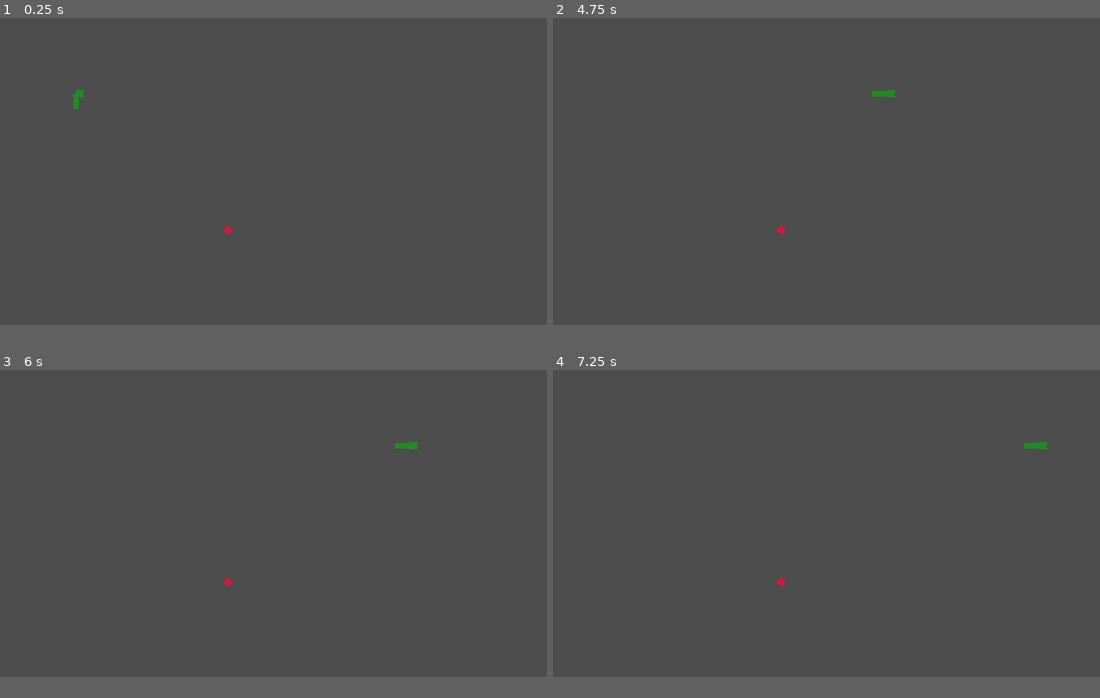
Above: before the commit, frames 1-4 (two rows, left to right).
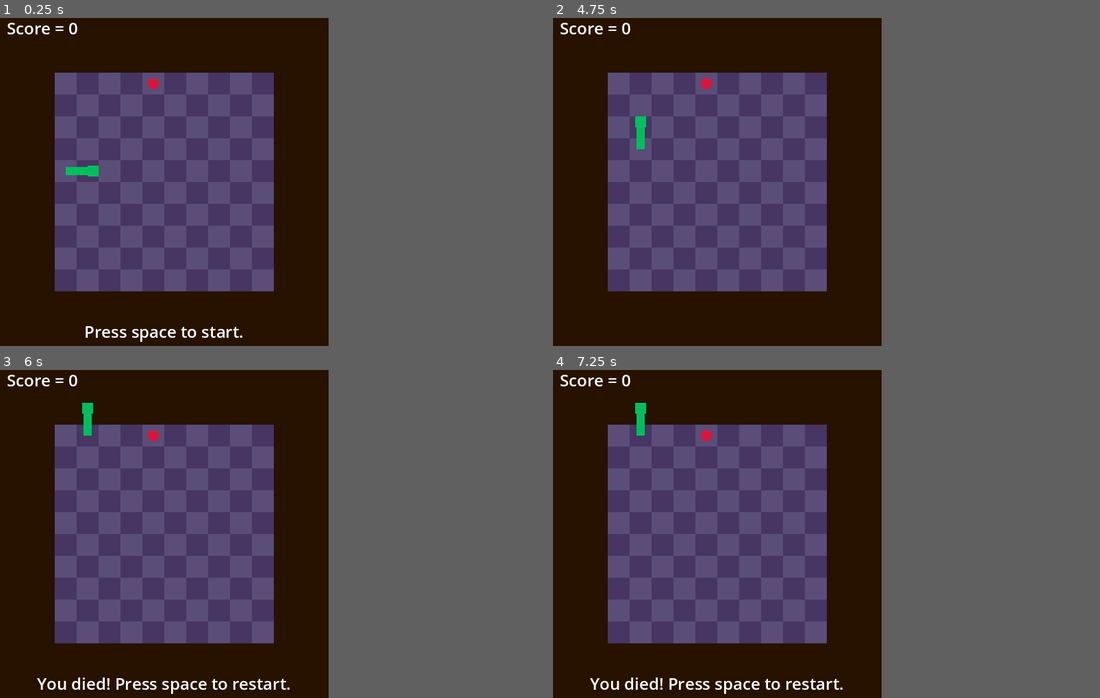
Above: after the commit, the same moments.

Repository: AlmostBiley/CoreMechanicsChallenge-Snake
Game: Godot game, scene res://snake_game.tscn
Same seed, same stepped clock (60 frames per second), same inputs: the game is played once before the commit and once after it.
Inputs:
- Up to frame 1 (0.25 s): no input
- Up to frame 2 (4.75 s): hold D (move_right) 0.53-1.28 s; hold W (move) 0.53-1.28 s; hold S (move_down) 1.28-2.03 s; tap W (move) at 1.35, 2.85, 4.35 s; hold W (move) 2.03-2.78 s; hold D (move_right) 2.03-3.53 s; hold W (move) 3.53-4.28 s; hold A (move_left) from 3.53 s (still down); tap Space (pause, bound only after the commit) at 4.15 s
- Up to frame 3 (6 s): release A (move_left) at 5.03 s; hold S (move_down) 5.03-5.78 s; hold W (move) 5.03-5.78 s; hold D (move_right) from 5.78 s (still down); tap W (move) at 5.85 s
- Up to frame 4 (7.25 s): keep holding D (move_right); hold W (move) from 6.53 s (still down)
In our replay, the window is 799x449 before the commit and 480x480 after it. These sizes can differ from the game's own. Grey fills any space a smaller window leaves; there, only what the larger window draws over its background counts as a difference.

The runs differ from the first frame. In frame 1, 43% of the frame differs, in the area x 0-61%, y 0-99%; in frame 2, 43%; in frame 3, 44%, in the area x 0-77%, y 0-99%; in frame 4, 44%.

Commit message:
Added messages. Drew the grid. (Did lots of other shit)

Diff:
--- a/food.gd
+++ b/food.gd
@@ -5,3 +5,7 @@
 
 func draw(canvas_item : CanvasItem) -> void:
 	canvas_item.draw_circle(SnakeGame.CELL_SIZE * grid_position, SnakeGame.CELL_SIZE * 0.25, Color.CRIMSON)
+
+func activate() -> void:
+	super()
+	destroyed.emit()
--- a/grid_object.gd
+++ b/grid_object.gd
@@ -2,8 +2,12 @@
 extends Resource
 
 signal destroyed
+signal activated
 
 var grid_position := Vector2i.ZERO
 
 func draw(canvas_item : CanvasItem) -> void:
 	pass
+
+func activate() -> void:
+	activated.emit()
--- a/project.godot
+++ b/project.godot
@@ -14,6 +14,12 @@
 run/main_scene="res://snake_game.tscn"
 config/features=PackedStringArray("4.3", "GL Compatibility")
 config/icon="res://icon.svg"
+
+[display]
+
+window/size/viewport_width=480
+window/size/viewport_height=480
+window/stretch/mode="viewport"
 
 [input]
 
@@ -53,8 +59,16 @@
 , Object(InputEventKey,"resource_local_to_scene":false,"resource_name":"","device":-1,"window_id":0,"alt_pressed":false …(186 unchanged characters)…
 ]
 }
+pause={
+"deadzone": 0.5,
+"events": [Object(InputEventKey,"resource_local_to_scene":false,"resource_name":"","device":-1,"window_id":0,"alt_pressed":false,"shift_pressed":false,"ctrl_pressed":false,"meta_pressed":false,"pressed":false,"keycode":0,"physical_keycode":32,"key_label":0,"unicode":32,"location":0,"echo":false,"script":null)
+, Object(InputEventKey,"resource_local_to_scene":false,"resource_name":"","device":-1,"window_id":0,"alt_pressed":false,"shift_pressed":false,"ctrl_pressed":false,"meta_pressed":false,"pressed":false,"keycode":0,"physical_keycode":4194305,"key_label":0,"unicode":0,"location":0,"echo":false,"script":null)
+, Object(InputEventKey,"resource_local_to_scene":false,"resource_name":"","device":-1,"window_id":0,"alt_pressed":false,"shift_pressed":false,"ctrl_pressed":false,"meta_pressed":false,"pressed":false,"keycode":0,"physical_keycode":4194341,"key_label":0,"unicode":0,"location":0,"echo":false,"script":null)
+]
+}
 
 [rendering]
 
 renderer/rendering_method="gl_compatibility"
 renderer/rendering_method.mobile="gl_compatibility"
+environment/defaults/default_clear_color=Color(0.151481, 0.0693837, 4.81308e-08, 1)
--- a/snake.gd
+++ b/snake.gd
@@ -1,11 +1,13 @@
 class_name Snake
 extends Resource
+
+const COLOR : Color = Color(0, 0.744, 0.371)
 
 var segments : Array[Vector2i] = [Vector2i.ZERO]
 var facing_direction : Vector2i:
 	set(value):
 		facing_direction = value
-		emit_changed()
+		#emit_changed()
 
 var head : Vector2i:
 	set(value):
@@ -13,12 +15,46 @@
 	get():
 		return segments[0]
 
+var alive : bool = true
+
 signal died
 signal moved
 
 func _init() -> void:
-	segments = [Vector2i(5, 5),	Vector2i(5, 6)]
+	var grid_center := (SnakeGame.GRID_MIN + SnakeGame.GRID_MAX) / 2
+	var grid_left := Vector2i(SnakeGame.GRID_MIN.x, grid_center.y)
+	segments = [grid_left + Vector2i.RIGHT, grid_left]
 	facing_direction = Vector2i.RIGHT
+
+func input_facing_direction(event : InputEvent) -> void:
+	var dir := facing_direction
+
+	# Get neck
+	var neck_dir : Vector2i
+	if segments.size() >= 2:
+		neck_dir = segments[1] - segments[0]
+
+	# Get input direction
+	if event.is_action_pressed("move_down"):
+		dir = Vector2i.DOWN
+	elif event.is_action_pressed("move_left"):
+		dir = Vector2i.LEFT
+	elif event.is_action_pressed("move_right"):
+		dir = Vector2i.RIGHT
+	elif event.is_action_pressed("move_up"):
+		dir = Vector2i.UP
+
+	# Set direction
+	if dir == facing_direction:
+		# Do nothing
+		pass
+	elif dir == neck_dir:
+		# Do nothing
+		pass
+	else:
+		# Update facing direction
+		facing_direction = dir
+
 
 func move() -> void:
 	segments.pop_back()
@@ -28,7 +64,7 @@
 	emit_changed()
 	moved.emit()
 	if is_eating_self():
-		died.emit()
+		kill()
 
 func eat(food : Food) -> void:
 	var tail_pos := segments[-1]
@@ -46,6 +82,7 @@
 	move()
 
 func kill() -> void:
+	alive = false
 	died.emit()
 
 func draw(canvas_item : CanvasItem) -> void:
@@ -56,14 +93,15 @@
 func draw_head(canvas_item : CanvasItem) -> void:
 	var head_pos := SnakeGame.CELL_SIZE * Vector2(segments[0])
 	var head_tip := head_pos + SnakeGame.CELL_SIZE * 0.5 * Vector2(facing_direction)
-	canvas_item.draw_line(head_pos, head_tip, Color.FOREST_GREEN, 0.5 * SnakeGame.CELL_SIZE)
+	canvas_item.draw_line(head_pos, head_tip, COLOR, 0.5 * SnakeGame.CELL_SIZE)
+	#canvas_item.draw_circle(head_pos, SnakeGame.CELL_SIZE * 0.4, COLOR)
 
 func draw_body(canvas_item : CanvasItem) -> void:
 	var draw_segments : PackedVector2Array = []
 	for segment in segments:
 		var draw_segment := SnakeGame.CELL_SIZE * Vector2(segment)
 		draw_segments.append(draw_segment)
-	canvas_item.draw_polyline(draw_segments, Color.FOREST_GREEN, 0.4 * SnakeGame.CELL_SIZE)
+	canvas_item.draw_polyline(draw_segments, COLOR, 0.4 * SnakeGame.CELL_SIZE)
 
 func draw_tail(canvas_item : CanvasItem) -> void:
 	pass
--- a/snake_game.gd
+++ b/snake_game.gd
@@ -2,49 +2,95 @@
 extends Node2D
 
 const CELL_SIZE : int = 32
-const GRID_SIZE : Vector2i = Vector2i(16, 16)
+const GRID_MIN : Vector2i = Vector2i(3, 3)
+const GRID_MAX : Vector2i = Vector2i(12, 12)
+const GRID_COLOR_1 := Color(0.352, 0.301, 0.47)
+const GRID_COLOR_2 := Color(0.279, 0.211, 0.39)
 
 var grid_objects : Array[GridObject] = []
 var snake : Snake
 var tick_length := 0.25
-var pause : bool = false
+var pause : bool:
+	set(value):
+		pause = value
+		if not pause:
+			unpaused.emit()
+
 var tick_progress := 0.0
+
+var score : int = 0
+var message : String:
+	set(value):
+		message = value
+		queue_redraw()
+
+var default_font : Font = ThemeDB.fallback_font
 
 signal unpaused
 signal tick
 
 # Called when the node enters the scene tree for the first time.
 func _ready() -> void:
+	reset()
+	message = "Press space to start."
+	pause = true
+	# Start
+	on_game_tick()
+
+func reset() -> void:
+	# Set up snake
 	snake = Snake.new()
 	snake.died.connect(on_snake_death.bind(snake))
 	snake.moved.connect(on_snake_moved.bind(snake))
-	snake.changed.connect(draw_game)
-	tick.connect(on_game_tick)
+	snake.changed.connect(queue_redraw)
 	tick.connect(snake.on_game_tick)
+	# Set up grid
+	grid_objects.clear()
 	add_food()
-	on_game_tick()
+	# Set up messages
+	score = 0
+	message = ""
 
+func _unhandled_input(event: InputEvent) -> void:
+	if not pause:
+		if event.is_action_pressed("move"):
+			snake.input_facing_direction(event)
 
-#func _process(delta: float) -> void:
-	#tick_progress += delta
-	#if tick_progress >= tick_length:
-		#tick_progress -= tick_length
-		#tick.emit()
+	if event.is_action_pressed("pause"):
+		if pause:
+			if not snake.alive:
+				reset()
+			pause = false
+			message = ""
+		else:
+			pause = true
+			message = "Game paused. Press space to resume."
 
 func _draw() -> void:
-	snake.draw(self)
+	draw_grid()
+	draw_messages()
 	for grid_object in grid_objects:
 		grid_object.draw(self)
+	snake.draw(self)
 
-func draw_game() -> void:
-	queue_redraw()
+func draw_grid() -> void:
+	for x in range(GRID_MIN.x - 1, GRID_MAX.x):
+		for y in range(GRID_MIN.y - 1, GRID_MAX.y):
+			var box := Rect2(x * CELL_SIZE + CELL_SIZE / 2, y * CELL_SIZE + CELL_SIZE / 2, CELL_SIZE, CELL_SIZE)
+			if (x + y) % 2 == 0:
+				draw_rect(box, GRID_COLOR_1, true)
+			else:
+				draw_rect(box, GRID_COLOR_2, true)
 
-func on_snake_death(_snake : Snake) -> void:
-	pass
+func draw_messages() -> void:
+	var bottom_bound := get_viewport_rect().end.y
+	var right_bound := get_viewport_rect().end.x
+	draw_string(default_font, Vector2(10, 24), "Score = %d" % score, HORIZONTAL_ALIGNMENT_LEFT, 190, 24)
+	draw_string(default_font, Vector2(0, bottom_bound - 12), message, HORIZONTAL_ALIGNMENT_CENTER, right_bound, 24)
 
 func is_every_cell_filled() -> bool:
-	for x in range(GRID_SIZE.x):
-		for y in range(GRID_SIZE.y):
+	for x in range(GRID_MAX.x):
+		for y in range(GRID_MAX.y):
 			if is_cell_empty(Vector2i(x, y)):
 				return false
 	return true
@@ -62,39 +108,60 @@
 	return true
 
 func is_position_valid(pos : Vector2i) -> bool:
-	if pos.x < 0:
+	if pos.x < GRID_MIN.x:
 		return false
-	if pos.y < 0:
+	if pos.y < GRID_MIN.y:
 		return false
-	if pos.x > GRID_SIZE.x:
+	if pos.x > GRID_MAX.x:
 		return false
-	if pos.y > GRID_SIZE.y:
+	if pos.y > GRID_MAX.y:
 		return false
 	return true
 
+func add_grid_object(obj : GridObject) -> void:
+	grid_objects.append(obj)
+	obj.destroyed.connect(remove_grid_object)
+
 func add_food() -> void:
-	var rand_pos := Vector2i(randi_range(0, GRID_SIZE.x - 1), randi_range(0, GRID_SIZE.y - 1))
+	var rand_pos := Vector2i(randi_range(GRID_MIN.x, GRID_MAX.x - 1), randi_range(GRID_MIN.x, GRID_MAX.y - 1))
 	while not is_cell_empty(rand_pos):
-		rand_pos = Vector2i(randi_range(0, GRID_SIZE.x - 1), randi_range(0, GRID_SIZE.y - 1))
+		rand_pos = Vector2i(randi_range(GRID_MIN.x, GRID_MAX.x - 1), randi_range(GRID_MIN.x, GRID_MAX.y - 1))
 
 	var new_food := Food.new()
 	grid_objects.append(new_food)
 	new_food.grid_position = rand_pos
-	new_food.eaten.connect(on_food_eaten.bind(new_food))
+	new_food.activated.connect(snake.eat.bind(new_food))
+	new_food.activated.connect(on_food_eaten.bind(new_food))
 
 func remove_grid_object(grid_object : GridObject) -> void:
 	grid_objects.erase(grid_object)
 
 func on_food_eaten(food : Food) -> void:
+	score += 1
 	remove_grid_object(food)
 	add_food()
 
 func on_snake_moved(snake : Snake) -> void:
 	if not is_position_valid(snake.head):
 		snake.kill()
+		return
+	for grid_object in grid_objects:
+		if snake.head == grid_object.grid_position:
+			grid_object.activate()
+
+func on_snake_death(_snake : Snake) -> void:
+	message = "You died! Press space to restart."
+	pause = true
+	snake.died.disconnect(on_snake_death)
+	snake.moved.disconnect(on_snake_moved)
+	snake.changed.disconnect(queue_redraw)
+	tick.disconnect(snake.on_game_tick)
 
 func on_game_tick() -> void:
 	if pause:
 		await unpaused
+	else:
+		tick.emit()
 	var timer := get_tree().create_timer(tick_length)
-	timer.timeout.connect(tick.emit)
+	timer.timeout.connect(on_game_tick)
+	queue_redraw()
